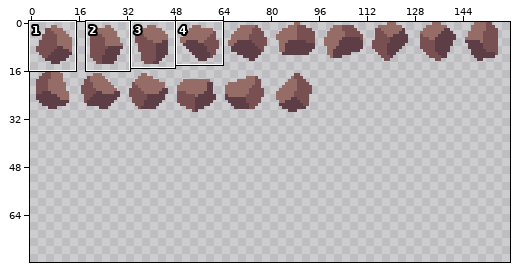
Sprite sheet: assets_builders/Exports/Rocks.png. Above: a wide view before the commit, with the close-up outlined.
Close-up. Before the commit:
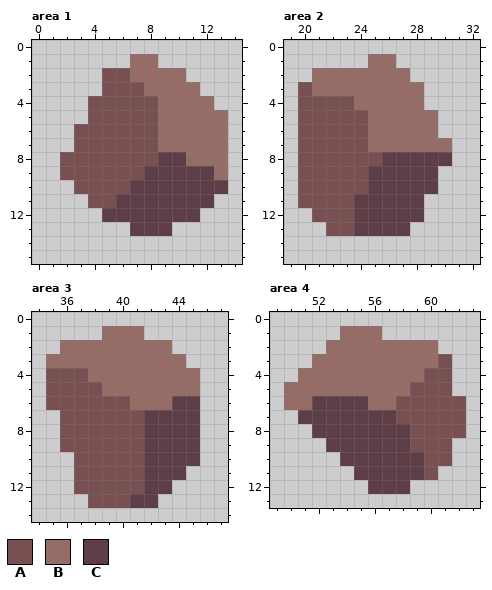
The file is 160x32 pixels. Shown: area 1: x 0..14, y 0..15; area 2: x 19..32, y 0..15; area 3: x 34..47, y 0..14; area 4: x 49..63, y 0..13. The old version is drawn lined up with the new one, on the new canvas. The commit also changed other parts of the picture, which this record leaves out.
Palette (. is transparent): A #785052  B #966d66  C #5e3e46
Once edited:
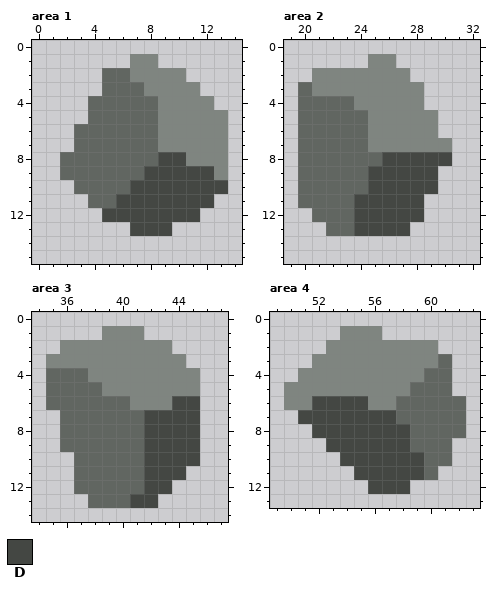
Colours new in this view: D #444743
What changed:
{"change": "canvas 160x32 -> 160x80"}
{"colour":"A","old":"#785052","new":"#616661"}
{"colour":"B","old":"#966d66","new":"#7f8580"}
{"where": "area 1"}
{"y":8,"x":9,"old":"CC","new":"DD"}
{"y":9,"x":8,"old":"CCCCC","new":"DDDDD"}
{"y":10,"x":7,"old":"CCCCCCC","new":"DDDDDDD"}
{"y":11,"x":6,"old":"CCCCCCC","new":"DDDDDDD"}
{"y":12,"x":5,"old":"CCCCCCC","new":"DDDDDDD"}
{"y":13,"x":7,"old":"CCC","new":"DDD"}
{"where": "area 2"}
{"y":8,"x":26,"old":"CCCCC","new":"DDDDD"}
{"y":9,"x":25,"old":"CCCCC","new":"DDDDD"}
{"y":10,"x":25,"old":"CCCCC","new":"DDDDD"}
{"y":11,"x":24,"old":"CCCCC","new":"DDDDD"}
{"y":12,"x":24,"old":"CCCCC","new":"DDDDD"}
{"y":13,"x":24,"old":"CCCC","new":"DDDD"}
{"where": "area 3"}
{"y":6,"x":44,"old":"CC","new":"DD"}
{"y":7,"x":42,"old":"CCCC","new":"DDDD"}
{"y":8,"x":42,"old":"CCCC","new":"DDDD"}
{"y":9,"x":42,"old":"CCCC","new":"DDDD"}
{"y":10,"x":42,"old":"CCCC","new":"DDDD"}
{"y":11,"x":42,"old":"CCC","new":"DDD"}
{"y":12,"x":42,"old":"CC","new":"DD"}
{"y":13,"x":41,"old":"CC","new":"DD"}
{"where": "area 4"}
{"y":6,"x":52,"old":"CCCC","new":"DDDD"}
{"y":7,"x":51,"old":"CCCCCCC","new":"DDDDDDD"}
{"y":8,"x":52,"old":"CCCCCCC","new":"DDDDDDD"}
{"y":9,"x":53,"old":"CCCCCC","new":"DDDDDD"}
{"y":10,"x":54,"old":"CCCCCC","new":"DDDDDD"}
{"y":11,"x":55,"old":"CCCCC","new":"DDDDD"}
{"y":12,"x":56,"old":"CCC","new":"DDD"}
{"label":"changed","picture_box":[60,54,228,236]}
{"label":"changed","picture_box":[298,54,452,236]}
{"label":"changed","picture_box":[46,326,200,508]}
{"label":"changed","picture_box":[284,326,466,494]}
